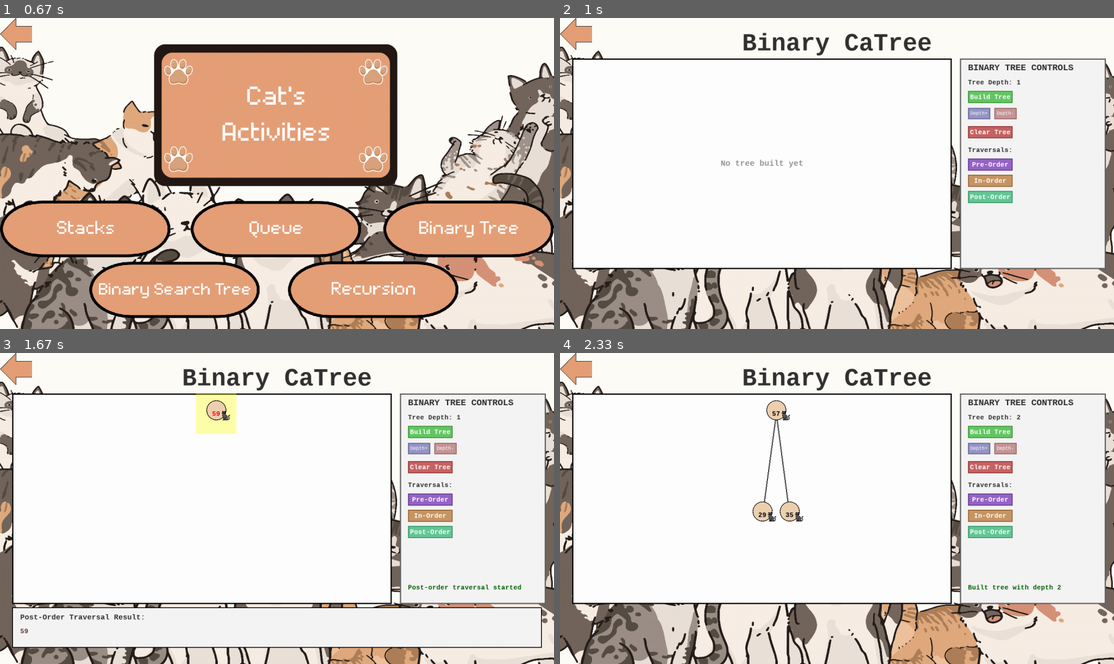
Above: before the commit, frames 1-4 (two rows, left to right).
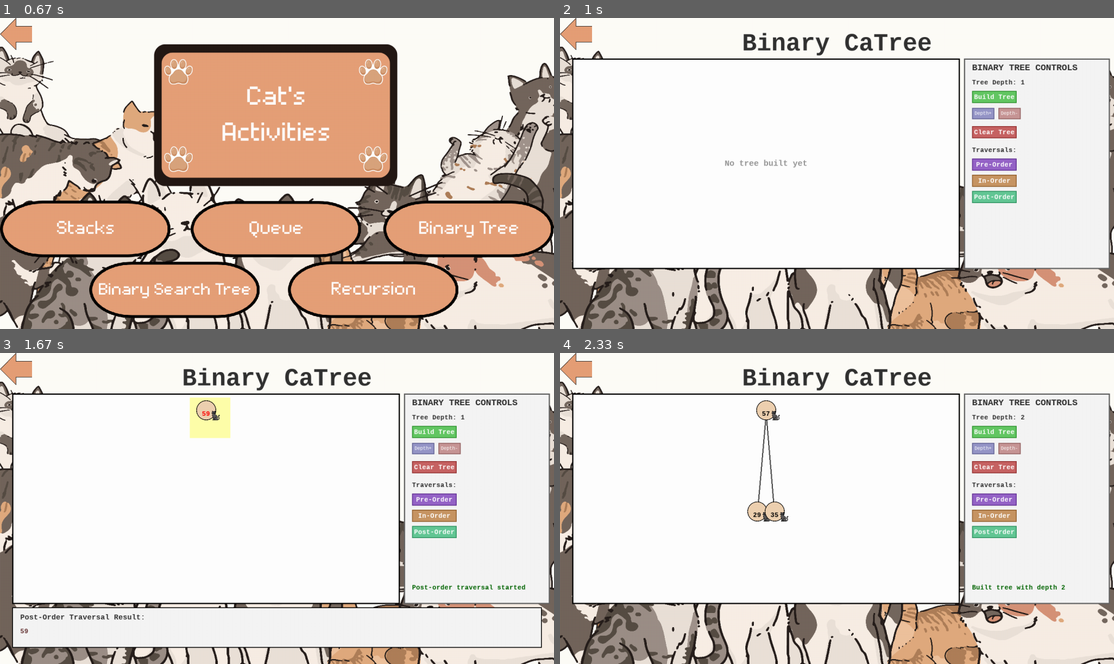
Above: after the commit, the same moments.

Repository: kok0krunch/data_structure_algortihm_simulation
Game: pygame game, started from pygame files/main.py
Same seed, same stepped clock (60 frames per second), same inputs: the game is played once before the commit and once after it.
Inputs (mouse positions are in pixels of both pictures, inside the frame that each line leads up to):
- Up to frame 1 (0.67 s): click (166, 269) at 0.38 s
- Up to frame 2 (1 s): click (1025, 229) at 0.72 s
- Up to frame 3 (1.67 s): click "Build Tree" at 1.05 s; click "Post-Order" at 1.38 s
- Up to frame 4 (2.33 s): click "Depth+" at 1.72 s; click "Build Tree" at 2.05 s

Frame 1 is identical in both runs. In frame 2, 3.2% of the frame differs, in the area x 29-100%, y 12-81%; in frame 3, 4.0%; in frame 4, 4.3%, in the area x 33-100%, y 12-81%.

Commit message:
Fixed: binary tree and adjusted queue and stack

Diff:
--- a/pygame files/bt_pygame.py
+++ b/pygame files/bt_pygame.py
@@ -158,18 +158,18 @@
                 highlight_surf = pygame.Surface((100, 100))
                 highlight_surf.fill((255, 255, 0))
                 highlight_surf.set_alpha(pulse)
-                screen.blit(highlight_surf, (x - 50, y - 50))
+                screen.blit(highlight_surf, (x - 40, y - 40))
             screen.blit(self.node_img, node_rect)
         else:
             # Fallback to circle
             if highlighted:
                 # Pulsing highlight effect
                 pulse = abs(math.sin(pygame.time.get_ticks() * 0.01)) * 30 + 30
-                pygame.draw.circle(screen, (255, 255, 0), (x, y), 45 + pulse//2)
+                pygame.draw.circle(screen, (255, 255, 0), (x, y), 35 + pulse//2)
 
             color = (100, 255, 100) if highlighted else self.node_color
-            pygame.draw.circle(screen, color, (x, y), 45)
-            pygame.draw.circle(screen, (0, 0, 0), (x, y), 45, 3)
+            pygame.draw.circle(screen, color, (x, y), 35)
+            pygame.draw.circle(screen, (0, 0, 0), (x, y), 35, 3)
 
         # Draw value text with different color when highlighted
         text_color = (255, 0, 0) if highlighted else (0, 0, 0)
@@ -188,13 +188,13 @@
             return positions
 
         # Tree drawing area - adjusted for larger trees
-        tree_area_x = 50
+        tree_area_x = 0
         tree_area_y = 120
-        tree_area_width = self.screen_width - 400
+        tree_area_width = self.screen_width - 350
         tree_area_height = 500
 
         # Calculate minimum spacing needed for nodes (considering node size)
-        min_node_spacing = 100  # Minimum distance between nodes
+        min_node_spacing = 65  # Minimum distance between nodes
 
         # Calculate positions using a different approach for better spacing
         def get_tree_width(level):
@@ -248,7 +248,7 @@
         # Draw tree background panel first
         tree_panel_x = 30
         tree_panel_y = 100
-        tree_panel_width = self.screen_width - 430
+        tree_panel_width = self.screen_width - 410
         tree_panel_height = 520
 
         # White background with black border
@@ -298,7 +298,7 @@
 
             node_pos = positions[level][node]
             # Only draw if node is within visible bounds
-            if (50 <= node_pos[0] <= self.screen_width - 450 and
+            if (35 <= node_pos[0] <= self.screen_width - 380 and
                 80 <= node_pos[1] <= self.screen_height - 50):
 
                 # Check if this node should be highlighted
@@ -335,7 +335,7 @@
 
     def draw_controls(self, screen):
         """Draw control panel"""
-        panel_x = self.screen_width - 380
+        panel_x = self.screen_width - 370
         panel_y = 100
         panel_width = 360
         panel_height = 520
